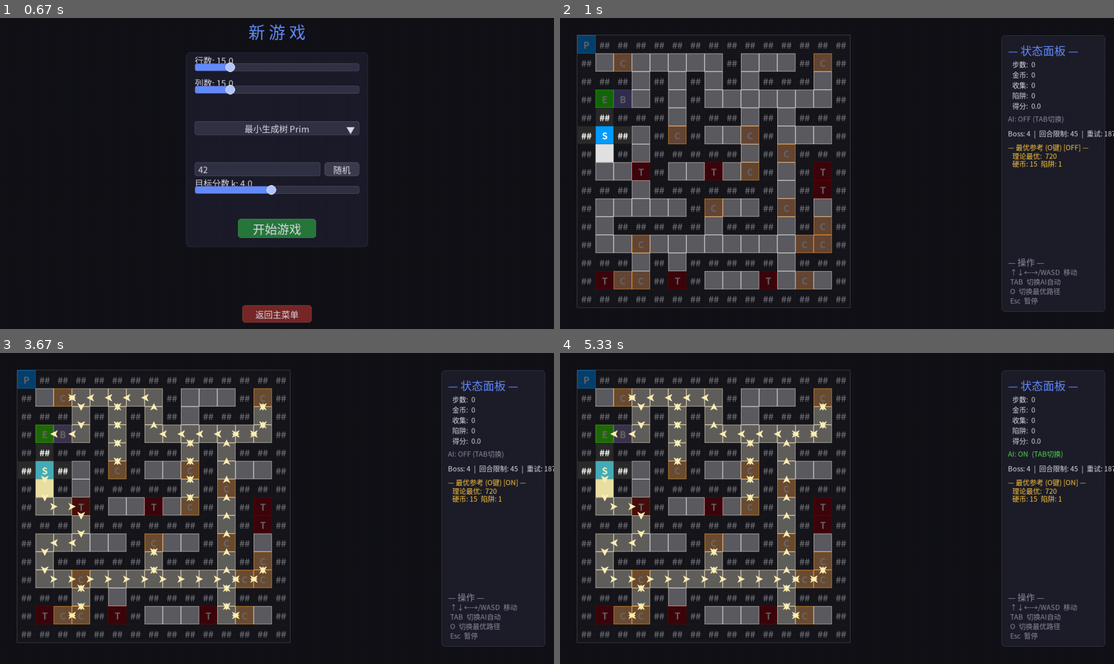
Above: before the commit, frames 1-4 (two rows, left to right).
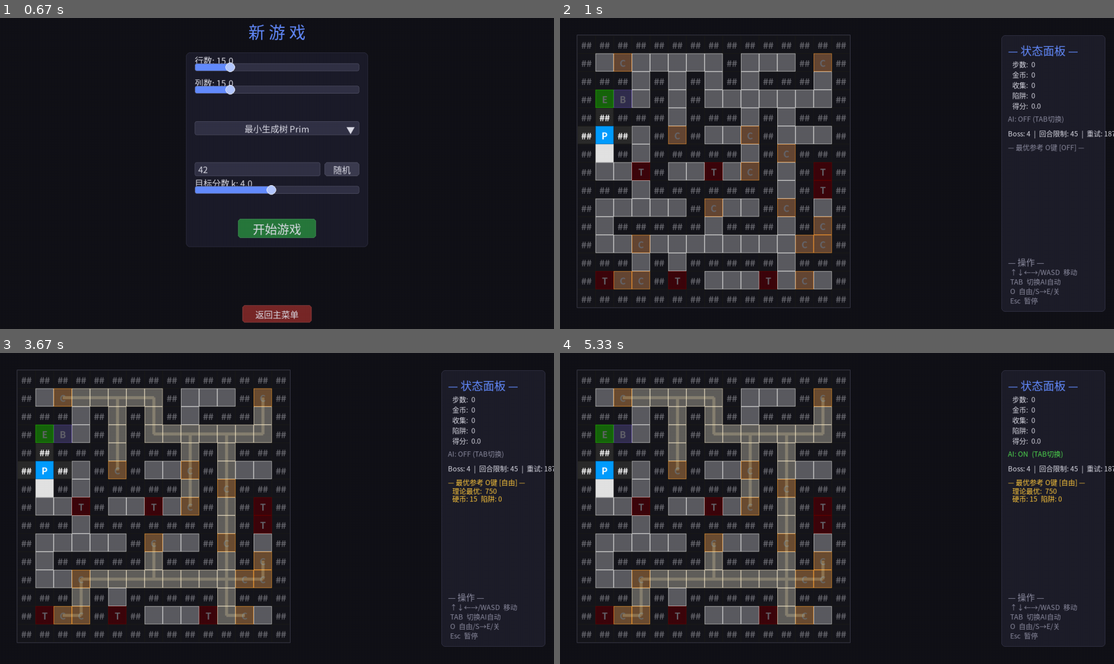
Above: after the commit, the same moments.

Repository: czc560/Maze_Generation
Game: pygame game, started from main.py
Same seed, same stepped clock (60 frames per second), same inputs: the game is played once before the commit and once after it.
Inputs (mouse positions are in pixels of both pictures, inside the frame that each line leads up to):
- Up to frame 1 (0.67 s): click "新游戏" at 0.38 s
- Up to frame 2 (1 s): click "开始游戏" at 0.72 s
- Up to frame 3 (3.67 s): hold Esc 1-1.47 s; hold Right 1-1.47 s; move the mouse to (454, 499) at 1.03 s; click "策略设置" at 2.15 s; press the mouse at (94, 570) at 2.47 s; move the mouse to (166, 580) at 2.57 s; release the mouse at (232, 589) at 2.7 s; press the mouse at (277, 486) at 2.8 s; move the mouse to (243, 552) at 2.9 s; release the mouse at (204, 617) at 3.03 s; press the mouse at (277, 545) at 3.13 s; move the mouse to (260, 514) at 3.23 s; release the mouse at (243, 480) at 3.37 s; hold O from 3.43 s (still down); hold Right from 3.43 s (still down); move the mouse to (66, 595) at 3.47 s
- Up to frame 4 (5.33 s): release O at 3.9 s; release Right at 3.9 s; tap Enter at 3.93, 4.6 s; type "a" at 4.27 s; type "nn" at 4.37 s; tap Tab at 5.27 s

Frame 1 is identical in both runs. In frame 2, 0.7% of the frame differs, in the area x 3-96%, y 5-90%; in frame 3, 2.8%, in the area x 3-95%, y 5-90%; in frame 4, 2.8%.

Commit message:
feat: 最优路径自由模式 + 修复多个渲染/输入bug
- 最优路径算法: require_end默认改为False, 求全局最优连通子树而非强制S→E
- O键三段切换: OFF → 自由模式 → S→E模式
- 最优路径渲染: 箭头改为连线, 无重叠
- 修复Entity精灵rect未定位导致金币/陷阱/标记叠在左上角
- 修复种子输入框重复输入bug (handle_event被调用两次)
- 新增3个迷宫测试用例

Co-Authored-By: Claude Opus 4.8 <noreply@anthropic.com>

Diff:
--- a/game/entities/base.py
+++ b/game/entities/base.py
@@ -73,6 +73,7 @@
         size = (self.cell_size, self.cell_size)
         self.image = self._asset_manager.get_image(self.asset_key, size)
         self.rect = self.image.get_rect()
+        self._sync_rect()
 
     def set_cell_size(self, size: int) -> None:
         """Update cell size and reload the image."""
--- a/game/maze/optimal_path.py
+++ b/game/maze/optimal_path.py
@@ -141,23 +141,14 @@
 
 
 def _solve_tree_dp(maze: Maze, require_end: bool) -> OptimalPathResult:
-    """Core tree-DP solver. Assumes the maze is a tree."""
+    """Core tree-DP solver. Assumes the maze is a tree.
+
+    When require_end=True:  walk must start at S and end at E.
+    When require_end=False: walk may start/end anywhere — finds the
+        globally optimal connected subtree and produces a covering walk.
+    """
     parent, children, order, _, _, _ = _bfs_tree(maze)
     s, e = maze.start, maze.end
-
-    # ---- Backbone S → E ------------------------------------------------
-    backbone: list[tuple[int, int]] = []
-    cur = e
-    while cur is not None:
-        backbone.append(cur)
-        cur = parent.get(cur)  # type: ignore[arg-type]
-    backbone.reverse()
-
-    # Map each backbone cell to its next-toward-E child
-    nxt_toward_e: dict[tuple[int, int], tuple[int, int] | None] = {}
-    for i in range(len(backbone) - 1):
-        nxt_toward_e[backbone[i]] = backbone[i + 1]
-    nxt_toward_e[backbone[-1]] = None
 
     # ---- Bottom-up DP: best[u] = value(u) + Σ max(0, best[c]) ----
     best: dict[tuple[int, int], int] = {}
@@ -169,41 +160,87 @@
 
     # ---- Select included cells -----------------------------------------
     if not require_end:
-        # Don't require reaching E — take all positive branches from S
+        # Free start/end: find the globally optimal subtree.
+        max_node = max(best, key=best.get)  # type: ignore[arg-type]
+
         included: set[tuple[int, int]] = set()
 
-        def grow(u: tuple[int, int]) -> None:
+        def collect(u: tuple[int, int]) -> None:
             included.add(u)
             for c in children[u]:
                 if best[c] > 0:
-                    grow(c)
-
-        grow(s)
-    else:
-        included = set(backbone)
-
-        def grow(u: tuple[int, int]) -> None:
-            included.add(u)
+                    collect(c)
+
+        collect(max_node)
+
+        # Total resource = sum of all cell values in the subtree
+        total = sum(_cell_value(maze, u) for u in included)
+
+        # Walk: DFS from max_node, each child branch entered and returned from
+        walk: list[tuple[int, int]] = []
+
+        def dfs_walk(u: tuple[int, int]) -> None:
+            walk.append(u)
             for c in children[u]:
-                if best[c] > 0:
-                    grow(c)
-
-        for u in backbone:
-            for c in children[u]:
-                if c == nxt_toward_e.get(u):
-                    continue  # backbone child handled separately
-                if best[c] > 0:
-                    grow(c)
-
-    # ---- Total resource (excluding S, E) ------------------------------
+                if c in included:
+                    dfs_walk(c)
+                    walk.append(u)  # return to u
+
+        dfs_walk(max_node)
+
+        coins = sum(1 for u in included if _is_coin(maze, u))
+        traps = sum(1 for u in included if _is_trap(maze, u))
+
+        return OptimalPathResult(
+            max_resource=total,
+            path=walk,
+            visited_cells=included,
+            coins_in_path=coins,
+            traps_in_path=traps,
+            is_optimal=True,
+            note=f"完美迷宫(树): 树形DP, 全局最优。起点={max_node}",
+        )
+
+    # ---- require_end=True: walk must start at S, end at E --------------
+
+    # Backbone S → E
+    backbone: list[tuple[int, int]] = []
+    cur = e
+    while cur is not None:
+        backbone.append(cur)
+        cur = parent.get(cur)  # type: ignore[arg-type]
+    backbone.reverse()
+
+    # Map each backbone cell to its next-toward-E child
+    nxt_toward_e: dict[tuple[int, int], tuple[int, int] | None] = {}
+    for i in range(len(backbone) - 1):
+        nxt_toward_e[backbone[i]] = backbone[i + 1]
+    nxt_toward_e[backbone[-1]] = None
+
+    included = set(backbone)
+
+    def grow(u: tuple[int, int]) -> None:
+        included.add(u)
+        for c in children[u]:
+            if best[c] > 0:
+                grow(c)
+
+    for u in backbone:
+        for c in children[u]:
+            if c == nxt_toward_e.get(u):
+                continue  # backbone child handled separately
+            if best[c] > 0:
+                grow(c)
+
+    # Total resource (excluding S, E)
     total = sum(_cell_value(maze, u) for u in included if u not in (s, e))
 
-    # ---- Build actual S→E walk ----------------------------------------
+    # Build actual S→E walk
     walk: list[tuple[int, int]] = []
 
     def dfs(u: tuple[int, int]) -> None:
         walk.append(u)
-        exit_child = nxt_toward_e.get(u) if require_end else None
+        exit_child = nxt_toward_e.get(u)
         kids = [c for c in children[u] if c in included]
         # Visit non-exit children first (go & return)
         for c in kids:
@@ -238,9 +275,9 @@
 
 def compute_optimal_path(
     maze: Maze,
-    require_end: bool = True,
+    require_end: bool = False,
 ) -> OptimalPathResult:
-    """Compute the optimal resource-collection path from S to E.
+    """Compute the optimal resource-collection path.
 
     For perfect mazes (trees) the result is guaranteed globally optimal.
     For non-tree mazes a warning is included and the result uses the BFS
@@ -248,7 +285,9 @@
 
     Args:
         maze: A game ``Maze`` instance with start/end set.
-        require_end: If True (default), the walk must end at E.
+        require_end: If True, the walk must start at S and end at E.
+            If False (default), start/end can be anywhere — finds the
+            globally optimal connected subtree.
 
     Returns:
         OptimalPathResult with max_resource, path, visited_cells, etc.
@@ -278,7 +317,7 @@
 def verify_path(
     maze: Maze,
     path: list[tuple[int, int]],
-    require_end: bool = True,
+    require_end: bool = False,
 ) -> dict:
     """Replay a walk and validate legality + recompute resource value.
 
@@ -303,10 +342,11 @@
     starts_at_s = (path[0] == s)
     ends_at_e = (path[-1] == e)
 
-    if not starts_at_s:
-        errors.append(f"起点不是 S{s}, 而是 {path[0]}")
-    if require_end and not ends_at_e:
-        errors.append(f"终点不是 E{e}, 而是 {path[-1]}")
+    if require_end:
+        if not starts_at_s:
+            errors.append(f"起点不是 S{s}, 而是 {path[0]}")
+        if not ends_at_e:
+            errors.append(f"终点不是 E{e}, 而是 {path[-1]}")
 
     for i, (r, c) in enumerate(path):
         if not _walkable(maze, r, c):
--- a/game/scenes/gameplay.py
+++ b/game/scenes/gameplay.py
@@ -5,7 +5,6 @@
 
 from __future__ import annotations
 
-import math
 import random
 import pygame
 
@@ -86,9 +85,10 @@
         self._boss_battle_result: dict | None = None
         self._needs_rebuild = True
 
-        # Optimal path
-        self._optimal_result = None
-        self._show_optimal = False
+        # Optimal path — two modes computed, 0=off, 1=free, 2=S→E
+        self._optimal_free = None
+        self._optimal_se = None
+        self._show_optimal = 0
 
     # ========================================================================
     #  Lifecycle
@@ -176,10 +176,11 @@
 
         self._boss_battle_result = None
 
-        # Compute optimal resource-collection path (tree-DP)
+        # Compute optimal resource-collection path — both free and S→E modes
         from game.maze.optimal_path import compute_optimal_path
-        self._optimal_result = compute_optimal_path(self._maze)
-        self._show_optimal = False
+        self._optimal_free = compute_optimal_path(self._maze, require_end=False)
+        self._optimal_se = compute_optimal_path(self._maze, require_end=True)
+        self._show_optimal = 0
 
     def _init_ai(self) -> None:
         """Create the AI agent based on config."""
@@ -228,7 +229,7 @@
         elif key == pygame.K_TAB:
             self._ai_active = not self._ai_active
         elif key == pygame.K_o:
-            self._show_optimal = not self._show_optimal
+            self._show_optimal = (self._show_optimal + 1) % 3
         elif key == pygame.K_ESCAPE:
             from game.scenes.pause import PauseScene
             self.manager.push(PauseScene(self.manager))
@@ -254,7 +255,9 @@
         self.manager.replace(ResultsScene(
             self.manager, maze=self._maze, player=self._player,
             game_rules=self._game_rules, player_lost=player_lost,
-            optimal_result=self._optimal_result,
+            optimal_result=(self._optimal_free if self._show_optimal == 1
+                            else self._optimal_se if self._show_optimal == 2
+                            else self._optimal_free),
         ))
 
     # ========================================================================
@@ -339,7 +342,8 @@
         even through unexplored areas.  Alpha varies by visibility state:
         visible > explored > unexplored.
         """
-        if not self._show_optimal or self._optimal_result is None:
+        result = self._optimal_free if self._show_optimal == 1 else self._optimal_se
+        if self._show_optimal == 0 or result is None:
             return
         if self._visibility is None:
             return
@@ -347,7 +351,7 @@
         cs = self._cell_size
 
         # ---- Pass 1: highlight visited cells ----
-        for r, c in self._optimal_result.visited_cells:
+        for r, c in result.visited_cells:
             px = c * cs
             py = r * cs
 
@@ -369,78 +373,34 @@
             )
             surface.blit(overlay, (px, py))
 
-        # ---- Pass 2: draw directional arrows along the walk ----
-        path = self._optimal_result.path
+        # ---- Pass 2: draw path lines connecting cell centers ----
+        path = result.path
         if len(path) < 2:
             return
+
+        mw = self._maze.cols * cs
+        mh = self._maze.rows * cs
+        line_surf = pygame.Surface((mw, mh), pygame.SRCALPHA)
+        line_width = max(3, cs // 6)
+        half = cs // 2
 
         for i in range(len(path) - 1):
             (r1, c1), (r2, c2) = path[i], path[i + 1]
-            # Determine arrow direction
-            dr, dc = r2 - r1, c2 - c1
-
-            # Midpoint pixel (center of the edge between two cells)
-            cx = (c1 + c2) * cs // 2 + cs // 2
-            cy = (r1 + r2) * cs // 2 + cs // 2
-
-            # Arrow size proportional to cell
-            arrow_sz = max(5, cs // 5)
-
-            # Alpha based on worst visibility of the two cells
-            v1 = self._visibility.is_visible(r1, c1)
-            v2 = self._visibility.is_visible(r2, c2)
-            e1 = self._visibility.is_explored(r1, c1)
-            e2 = self._visibility.is_explored(r2, c2)
-            if v1 or v2:
-                arrow_alpha = 220
-            elif e1 or e2:
-                arrow_alpha = 130
+
+            v1 = self._visibility.is_visible(r1, c1) or self._visibility.is_visible(r2, c2)
+            e1 = self._visibility.is_explored(r1, c1) or self._visibility.is_explored(r2, c2)
+            if v1:
+                alpha = 200
+            elif e1:
+                alpha = 120
             else:
-                arrow_alpha = 70
-
-            self._draw_arrow(
-                surface, cx, cy, dr, dc, arrow_sz,
-                (255, 240, 180, arrow_alpha),  # light gold, stands out
-            )
-
-    @staticmethod
-    def _draw_arrow(
-        surface: pygame.Surface,
-        cx: int, cy: int,
-        dr: int, dc: int,
-        size: int,
-        color: tuple,
-    ) -> None:
-        """Draw a single directional arrow at (cx, cy) pointing in (dr, dc)."""
-        # Build a triangle pointing right, then rotate
-        pts = [
-            (cx + size, cy),            # tip
-            (cx - size, cy - size),     # top-left
-            (cx - size // 2, cy),       # inner notch
-            (cx - size, cy + size),     # bottom-left
-        ]
-
-        if dc == -1:          # left
-            angle = 180
-        elif dr == -1:        # up (smaller y in screen coords)
-            angle = -90
-        elif dr == 1:         # down (larger y in screen coords)
-            angle = 90
-        else:                 # right (dc == 1)
-            angle = 0
-
-        if angle != 0:
-            rad = math.radians(angle)
-            cos_a, sin_a = math.cos(rad), math.sin(rad)
-            pts = [
-                (
-                    int((x - cx) * cos_a - (y - cy) * sin_a + cx),
-                    int((x - cx) * sin_a + (y - cy) * cos_a + cy),
-                )
-                for x, y in pts
-            ]
-
-        pygame.draw.polygon(surface, color, pts)
+                alpha = 60
+
+            x1, y1 = c1 * cs + half, r1 * cs + half
+            x2, y2 = c2 * cs + half, r2 * cs + half
+            pygame.draw.line(line_surf, (255, 240, 180, alpha), (x1, y1), (x2, y2), line_width)
+
+        surface.blit(line_surf, (0, 0))
 
     def _render_maze(self, surface: pygame.Surface) -> None:
         if self._maze_surface is None or self._player is None:
@@ -500,21 +460,26 @@
             y += 26
 
         # Optimal path reference
-        if self._optimal_result is not None:
+        mode_names = {0: "OFF", 1: "自由", 2: "S→E"}
+        mode_name = mode_names[self._show_optimal]
+        result = self._optimal_free if self._show_optimal == 1 else self._optimal_se
+        if self._show_optimal > 0 and result is not None:
             y += 6
-            opt_on = "ON" if self._show_optimal else "OFF"
-            Label(f"— 最优参考 (O键) [{opt_on}] —", self._hud_font_small, COLOR_GOLD).render(surface, x, y)
+            Label(f"— 最优参考 O键 [{mode_name}] —", self._hud_font_small, COLOR_GOLD).render(surface, x, y)
             y += 20
-            Label(f"理论最优:  {self._optimal_result.max_resource}",
+            Label(f"理论最优:  {result.max_resource}",
                   self._hud_font_small, COLOR_GOLD).render(surface, x + 10, y)
             y += 18
-            Label(f"硬币: {self._optimal_result.coins_in_path}  陷阱: {self._optimal_result.traps_in_path}",
+            Label(f"硬币: {result.coins_in_path}  陷阱: {result.traps_in_path}",
                   self._hud_font_small, COLOR_GOLD).render(surface, x + 10, y)
+        else:
+            y += 6
+            Label(f"— 最优参考 O键 [OFF] —", self._hud_font_small, COLOR_TEXT_DIM).render(surface, x, y)
 
         # Controls
         y = MAZE_AREA_TOP + MAZE_AREA_HEIGHT - 130
         Label("— 操作 —", self._hud_font, COLOR_TEXT_DIM).render(surface, x, y)
         y += 26
-        for ctrl in ("↑↓←→/WASD  移动", "TAB  切换AI自动", "O  切换最优路径", "Esc  暂停"):
+        for ctrl in ("↑↓←→/WASD  移动", "TAB  切换AI自动", "O  自由/S→E/关", "Esc  暂停"):
             Label(ctrl, self._hud_font_small, COLOR_TEXT_DIM).render(surface, x + 5, y)
             y += 22
--- a/game/scenes/maze_config.py
+++ b/game/scenes/maze_config.py
@@ -141,7 +141,6 @@
         for w in self._widgets:
             if hasattr(w, 'handle_event'): w.handle_event(event)
         for btn in self._buttons: btn.handle_event(event)
-        if hasattr(self, '_seed_input'): self._seed_input.handle_event(event)
 
     def update(self, dt: float) -> None:
         if hasattr(self, '_seed_input'): self._seed_input.update(dt)
@@ -155,5 +154,4 @@
         for s in self._sliders: s.render(surface)
         for w in self._widgets:
             if hasattr(w, 'render'): w.render(surface)
-        if hasattr(self, '_seed_input'): self._seed_input.render(surface)
         for btn in self._buttons: btn.render(surface)
--- /dev/null
+++ b/maze_15_15_1.json
@@ -0,0 +1,19 @@
+{
+  "maze": [
+    ["#","#","#","#","#","#","#","#","#","#","#","#","#","#","#"],
+    ["#"," "," "," ","#"," "," "," "," "," "," "," "," "," ","#"],
+    ["#"," ","#"," ","#"," ","#","#","#","#","#"," ","#"," ","#"],
+    ["#"," ","#"," "," ","T"," ","G","#","G"," "," ","#"," ","#"],
+    ["#","#","#","#","#","T","#","#","#","#","#","#","#","#","#"],
+    ["#"," "," "," "," "," "," "," ","#","G"," "," ","G"," ","#"],
+    ["#"," ","#","#","#"," ","#","#","#"," ","#","#","#","#","#"],
+    ["S"," ","#"," "," ","B","#"," ","#"," "," "," ","#"," ","#"],
+    ["#"," ","#","#","#"," ","#"," ","#"," ","#"," ","#"," ","#"],
+    ["#"," ","#","T"," "," "," "," ","T"," ","#"," "," "," ","#"],
+    ["#"," ","#","#","#"," ","#","#","#","#","#"," ","#","#","#"],
+    ["#"," ","#"," "," "," "," "," ","#"," "," "," "," "," ","#"],
+    ["#","#","#","#","#"," ","#","#","#"," ","#","#","#"," ","#"],
+    ["#"," "," "," "," "," "," "," ","#"," ","#"," "," "," ","#"],
+    ["#","#","#","#","E","#","#","#","#","#","#","#","#","#","#"]
+  ]
+}
--- /dev/null
+++ b/maze_15_15_2.json
@@ -0,0 +1,19 @@
+{
+  "maze": [
+    ["#","#","#","#","#","#","#","#","#","#","#","#","#","#","#"],
+    ["#","G","T"," ","T","G","#","G","T"," "," "," ","#"," ","#"],
+    ["#","#","#"," ","#","#","#","#","#"," ","#"," ","#"," ","#"],
+    ["#"," ","#"," ","#"," ","#","G","#"," ","#"," ","#","B","S"],
+    ["#"," ","#"," ","#"," ","#","T","#"," ","#"," ","#"," ","#"],
+    ["#"," "," "," "," "," "," "," "," ","T","#"," "," "," ","#"],
+    ["#"," ","#"," ","#","#","#","#","#","#","#","#","#"," ","#"],
+    ["#"," ","#"," "," "," ","#"," ","#","T","T"," "," "," ","#"],
+    ["#"," ","#","#","#","#","#","G","#","#","#"," ","#"," ","#"],
+    ["#","T"," "," "," ","G","#"," "," "," "," "," ","#"," ","#"],
+    ["#","#","#","#","#","#","#","#","#","#","#","#","#","T","#"],
+    ["#","T","#"," "," "," "," "," "," "," ","#"," ","T","T","#"],
+    ["#","G","#"," ","#","T","#"," ","#"," ","#"," ","#"," ","#"],
+    ["#"," "," "," ","#","G","#"," ","#","G"," "," ","#"," ","#"],
+    ["#","#","#","#","#","#","#","#","#","#","#","#","#","E","#"]
+  ]
+}
--- /dev/null
+++ b/maze_7_7.json
@@ -0,0 +1,11 @@
+{
+  "maze": [
+    ["#","#","#","#","#","E","#"],
+    ["#","T","T","B"," "," ","#"],
+    ["#"," ","#"," ","#","#","#"],
+    ["#"," ","#"," "," ","G","#"],
+    ["#","G","#"," ","#","#","#"],
+    ["#","T","#"," "," ","G","#"],
+    ["#","#","#","#","S","#","#"]
+  ]
+}
--- a/solve_maze.py
+++ b/solve_maze.py
@@ -33,7 +33,7 @@
 )
 
 
-def solve_one(path: str, out_path: str | None = None, require_end: bool = True) -> int:
+def solve_one(path: str, out_path: str | None = None, require_end: bool = False) -> int:
     """Solve a single maze JSON file.  Returns 0 on success, 1 on failure."""
     print(f"── 求解: {path} ──")
 
@@ -125,7 +125,7 @@
     ap.add_argument("maze_files", nargs="*", help="迷宫 JSON 文件（求解模式）")
     ap.add_argument("--out", default=None, metavar="PATH", help="输出 JSON 路径")
     ap.add_argument("--out-dir", default=None, metavar="DIR", help="批量输出目录")
-    ap.add_argument("--no-require-end", action="store_true", help="不要求路径在 E 结束")
+    ap.add_argument("--require-end", action="store_true", help="要求路径从 S 出发、在 E 结束")
 
     # Generate mode
     ap.add_argument("--generate", nargs=2, metavar=("ROWS", "COLS"), type=int,
@@ -149,7 +149,7 @@
         ap.print_help()
         sys.exit(1)
 
-    require_end = not args.no_require_end
+    require_end = args.require_end
     files = args.maze_files
     failed = 0
 
Not shown, added: mazes.zip
